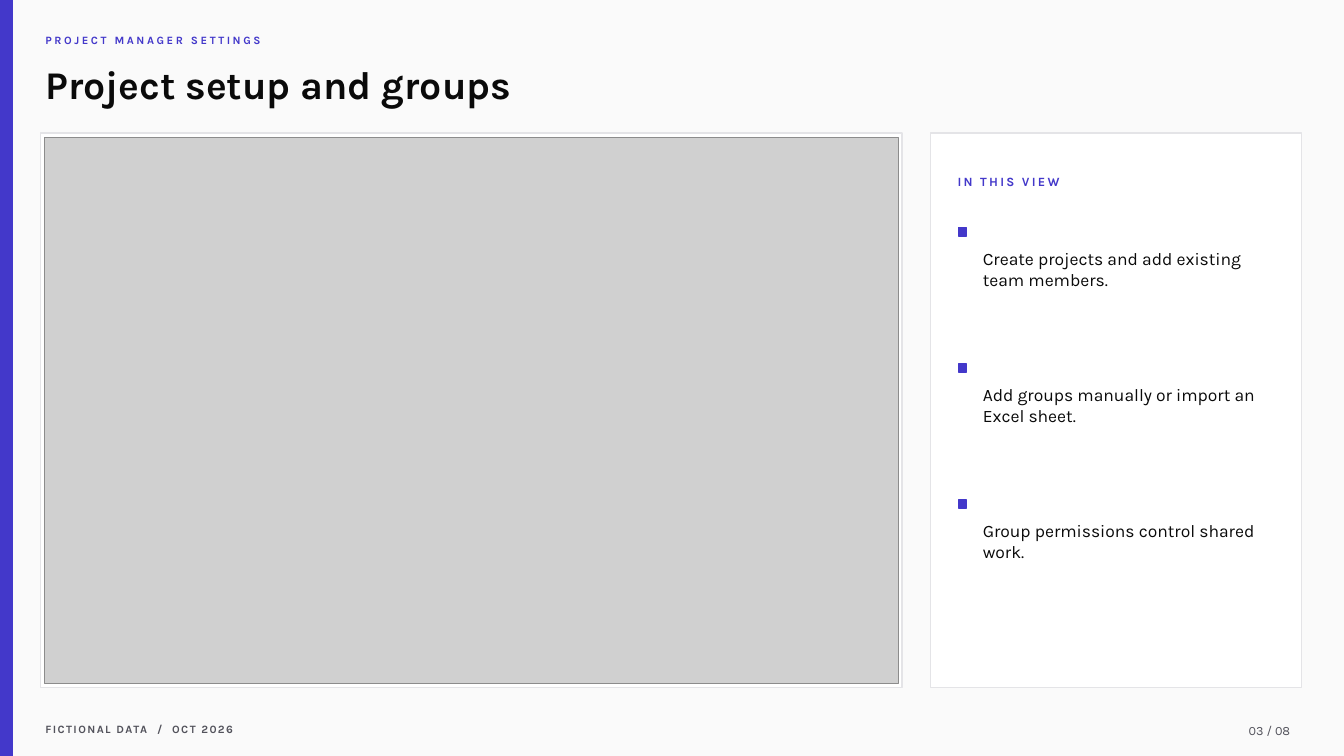
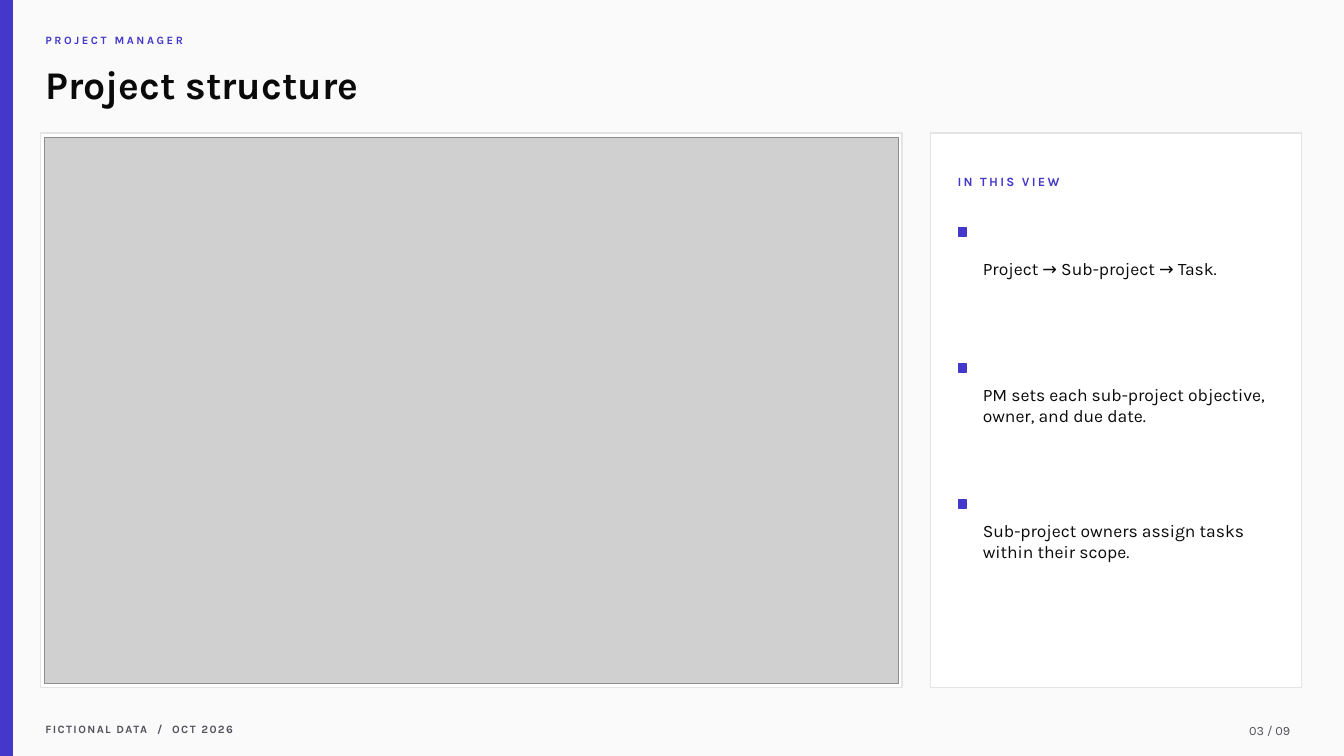
Before and after one commit to samarth-biztel/CVRDE, a slide deck: slide 3 of docs/CVRDE_Demo_Presentation.pptx. Drawn at 1344x756 pixels with LibreOffice and Linux fonts; fonts in the diff are those of the drawing; grey boxes stand for pictures. Boxes give left, top, right and bottom in pixels: in the first picture for what was removed or moved away, otherwise in the second. Text is boxed around its words. In the diff, an @@ line names an element or a change of style, - is before the commit and + after.

Commit message:
Align CVRDE demo with approved review scope

```diff
--- a/docs/CVRDE_Demo_Presentation.pptx
+++ b/docs/CVRDE_Demo_Presentation.pptx
@@ text at (45,36,184,44): text changed @@
-PROJECT MANAGER SETTINGS
+PROJECT MANAGER
@@ text at (45,71,358,109): text changed @@
-Project setup and groups
+Project structure
@@ text at (983,263,1217,280): text changed @@
-Create projects and add existing team members.
+Project → Sub-project → Task.
@@ text at (983,389,1265,424): text changed @@
-Add groups manually or import an Excel sheet.
+PM sets each sub-project objective, owner, and due date.
@@ text at (983,525,1244,562): text changed @@
-Group permissions control shared work.
+Sub-project owners assign tasks within their scope.
@@ text at (1249,727,1290,735): text changed @@
-03 / 08
+03 / 09
```
Also in this commit, not shown: 7 other slides changed, 1 slide added, 15 other files.
